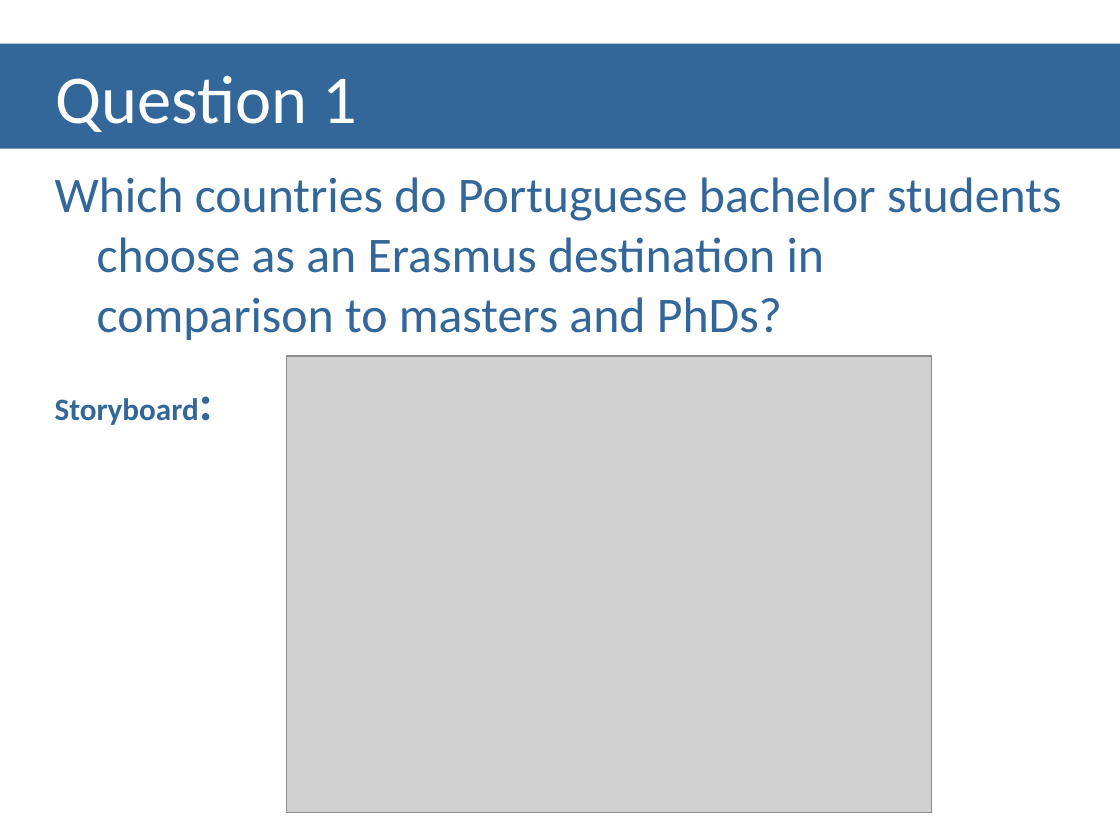
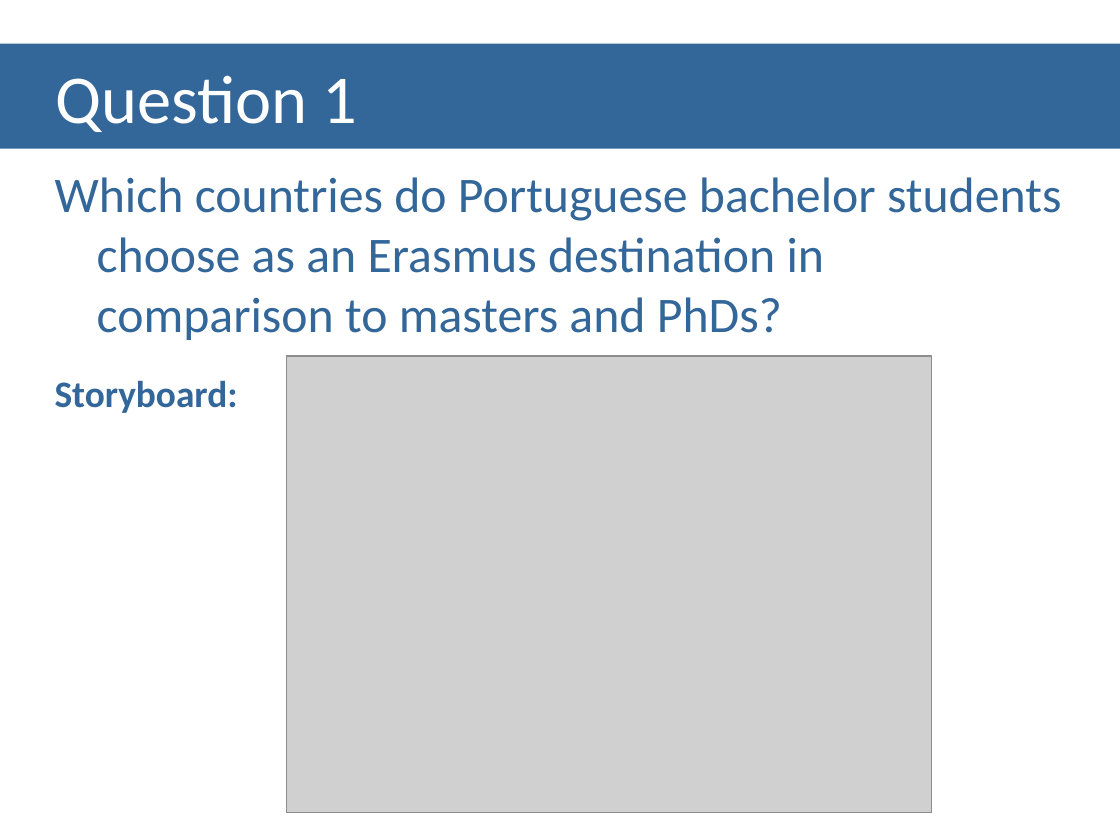
Before and after one commit to mskl/VI13, a slide deck: slide 15 of checkpoints/03/checkpoint3.pptx (slide 17 before the commit). Drawn at 1120x840 pixels with LibreOffice and Linux fonts; fonts in the diff are those of the drawing; grey boxes stand for pictures. Boxes give left, top, right and bottom in pixels: in the first picture for what was removed or moved away, otherwise in the second. Text is boxed around its words. In the diff, an @@ line names an element or a change of style, - is before the commit and + after.

Commit message:
Fix

```diff
--- a/checkpoints/03/checkpoint3.pptx
+++ b/checkpoints/03/checkpoint3.pptx
@@ text at box(55, 380, 238, 413): size 20 to 24 pt, size 32 to 24 pt in "Storyboard:" @@
```
Also in this commit, not shown: 2 slides removed.
